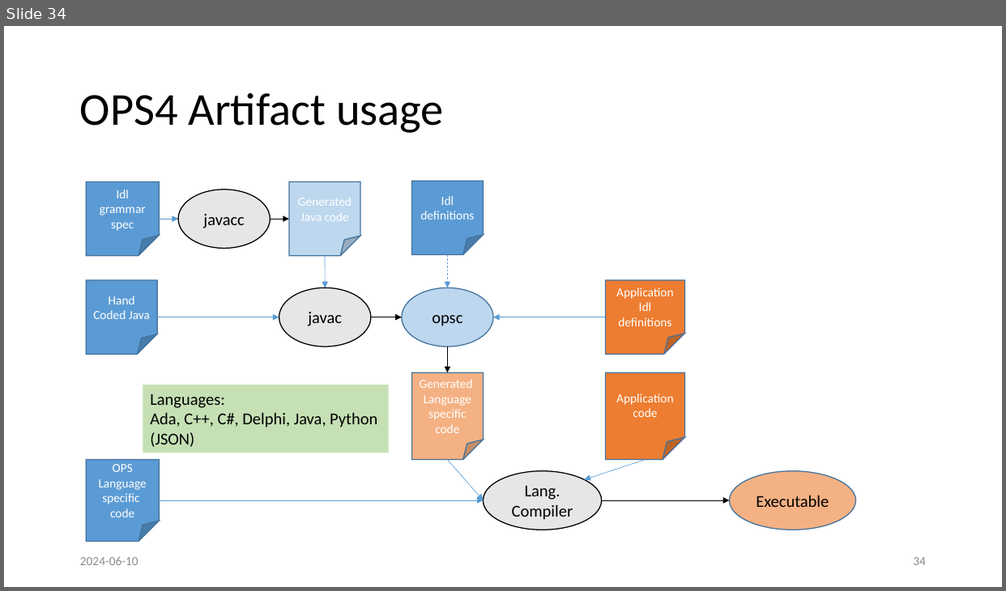
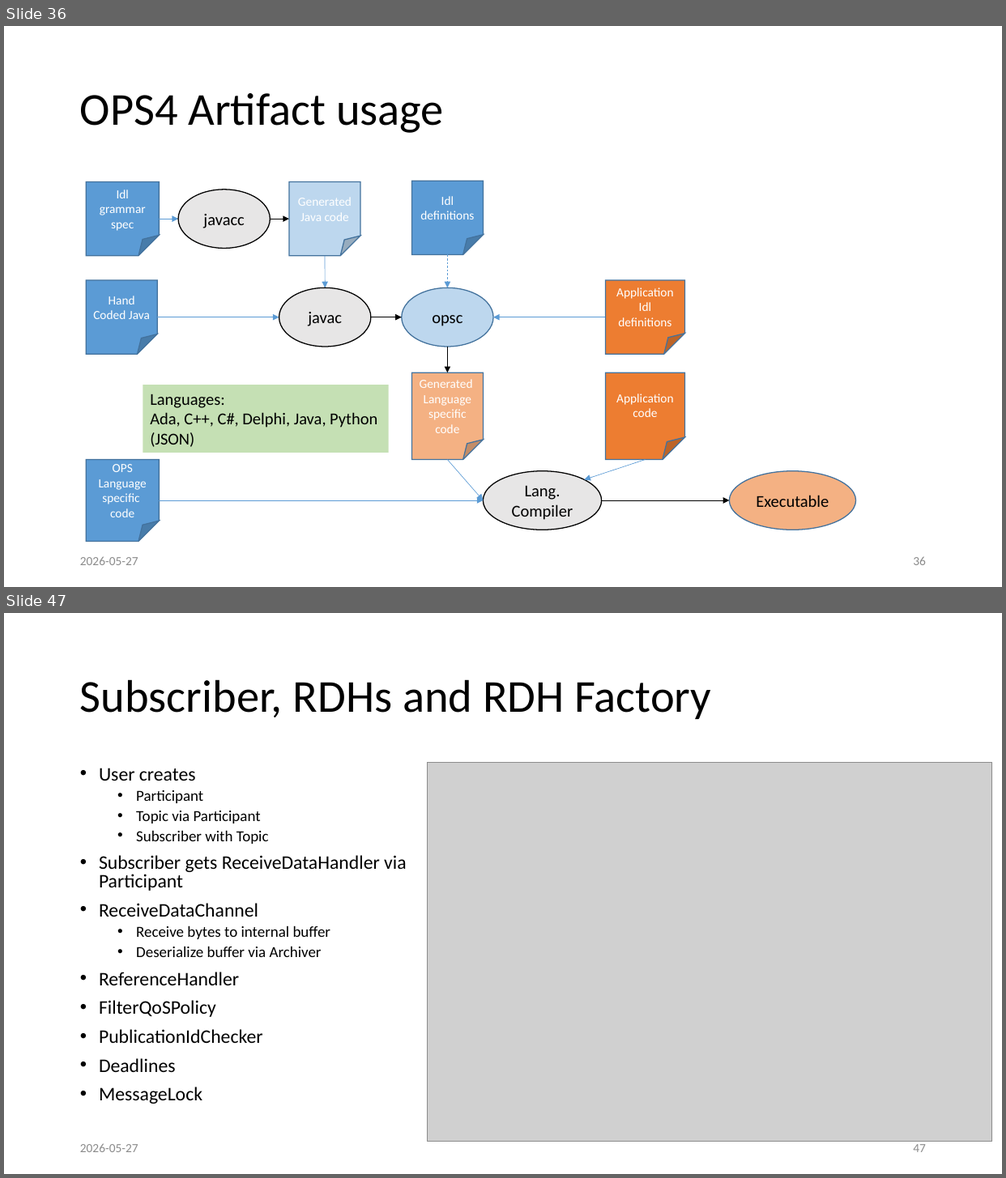
Before and after one commit to LelleAnd/ops, a slide deck: Doc/Ppt/OPS4 in depth.pptx. Shown one above the other, each under a label of ours: slide 34 before the commit, slides 36 and 47 after it; the slides between them are not shown. The pictures are 1006x591 and 1006x1178 pixels, drawn with LibreOffice and Linux fonts; fonts in the diff are those of the drawing; grey boxes stand for pictures. Boxes give left, top, right and bottom in pixels: in the first picture for what was removed or moved away, otherwise in the second. Text is boxed around its words. In the diff, an @@ line names an element or a change of style, - is before the commit and + after.

```diff
--- a/Doc/Ppt/OPS4 in depth.pptx
+++ b/Doc/Ppt/OPS4 in depth.pptx
@@ slide 47 added at (4,613,1002,1174), background #FFFFFF @@
@@ title added at (80,679,711,719), 44 pt, text #000000 @@
+Subscriber, RDHs and RDH Factory
@@ text added at (99,768,407,1104), 18.5 pt, text #000000 @@
+• User creates
+  • Participant
+  • Topic via Participant
+  • Subscriber with Topic
+• Subscriber gets ReceiveDataHandler via Participant
+• ReceiveDataChannel
+  • Receive bytes to internal buffer
+  • Deserialize buffer via Archiver
+• ReferenceHandler
+• FilterQoSPolicy
+• PublicationIdChecker
+• Deadlines
+• MessageLock
@@ picture added at (427,763,992,1142) @@
@@ text added at (80,1144,138,1152), 12 pt, text #8C8C8C @@
+2026-05-27
@@ page number added at (913,1144,926,1152), 12 pt, text #8C8C8C @@
+47
@@ what was slide 34 is now slide 36 @@
@@ slide 36 changed as well @@
@@ text at (80,557,138,565): text changed @@
-2024-06-10
+2026-05-27
@@ page number at (913,557,926,565): text changed @@
-34
+36
```
Also in this commit, not shown: 32 other slides changed, 18 other slides added, 4 slides removed.
